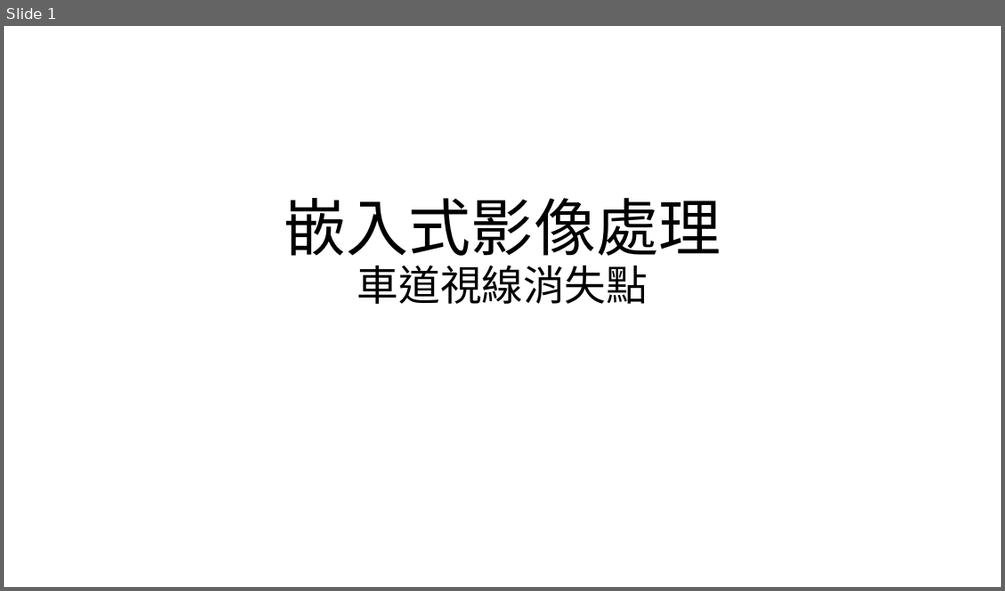
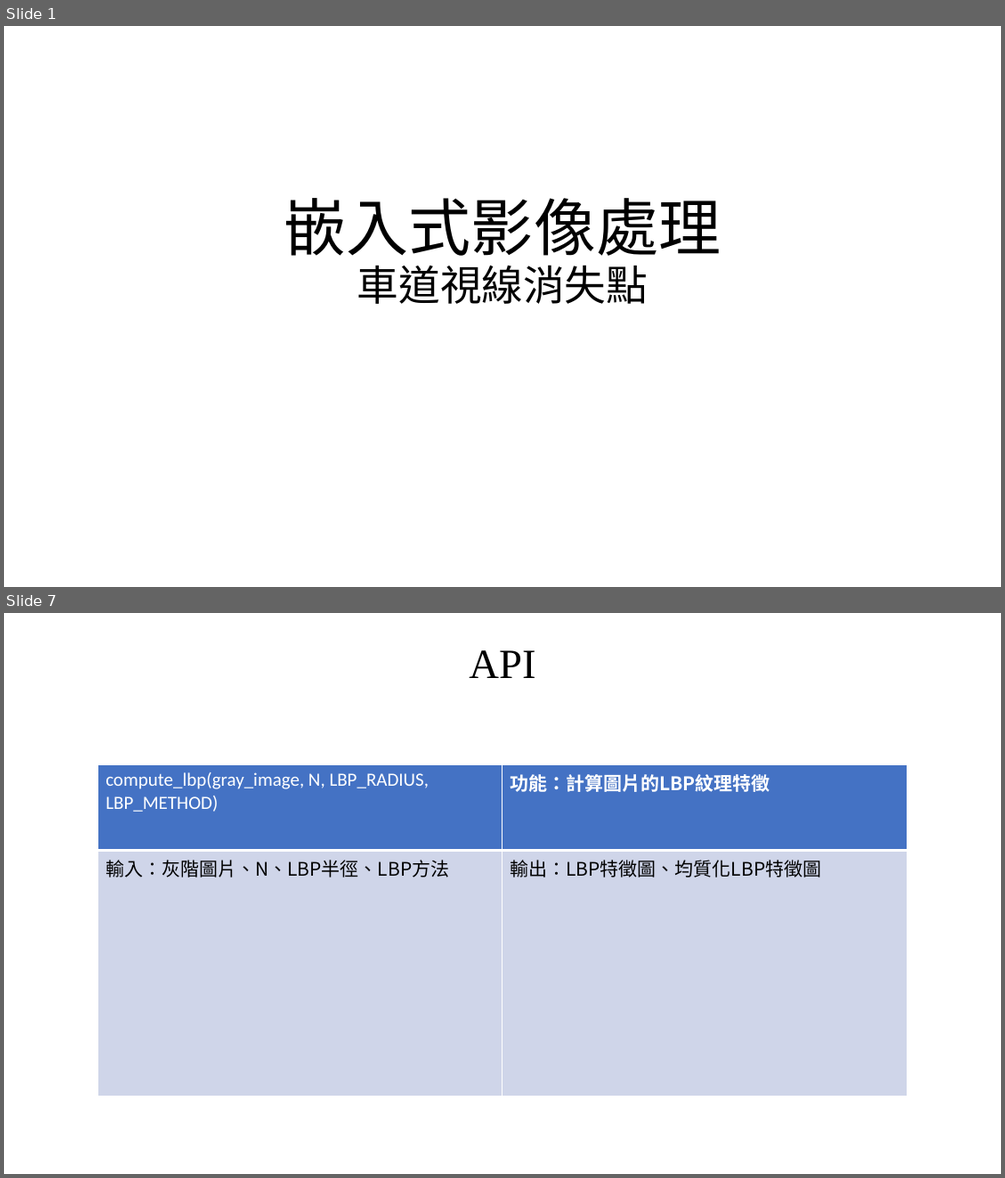
Before and after one commit to a147852z/embedded_image, a slide deck: 嵌入式影像處理.pptx. Shown one above the other, each under a label of ours: slide 1 before the commit, slides 1 and 7 after it; the slides between them are not shown. The pictures are 1005x591 and 1005x1178 pixels, drawn with LibreOffice and Linux fonts; fonts in the diff are those of the drawing. Boxes give left, top, right and bottom in pixels: in the first picture for what was removed or moved away, otherwise in the second. Text is boxed around its words. In the diff, an @@ line names an element or a change of style, - is before the commit and + after.

```diff
--- a/嵌入式影像處理.pptx
+++ b/嵌入式影像處理.pptx
@@ slide 7 added at [4, 613, 1001, 1174], background #FFFFFF @@
@@ text added at [469, 650, 535, 678], 40 pt, text #000000 @@
+API
@@ table added at [98, 765, 907, 1096], 2 rows, 2 columns @@
+compute_lbp(gray_image, N, LBP_RADIUS, LBP_METHOD) | 功能：計算圖片的LBP紋理特徵
+輸入：灰階圖片、N、LBP半徑、LBP方法 | 輸出：LBP特徵圖、均質化LBP特徵圖
```
Also in this commit, not shown: 1 slide changed, 10 other slides added, 4 other files.
